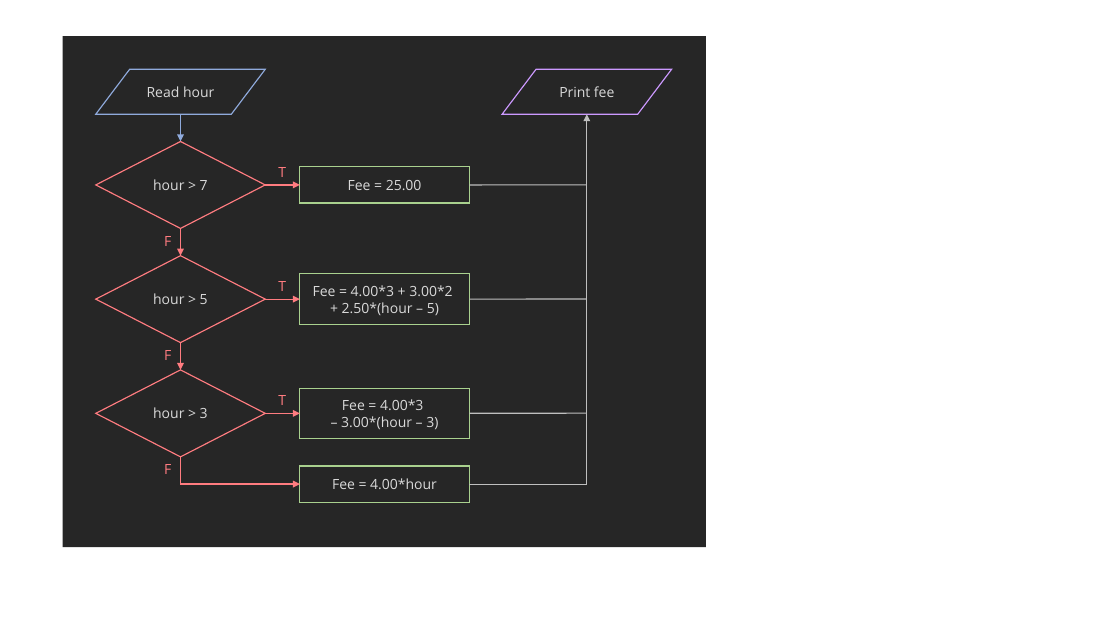
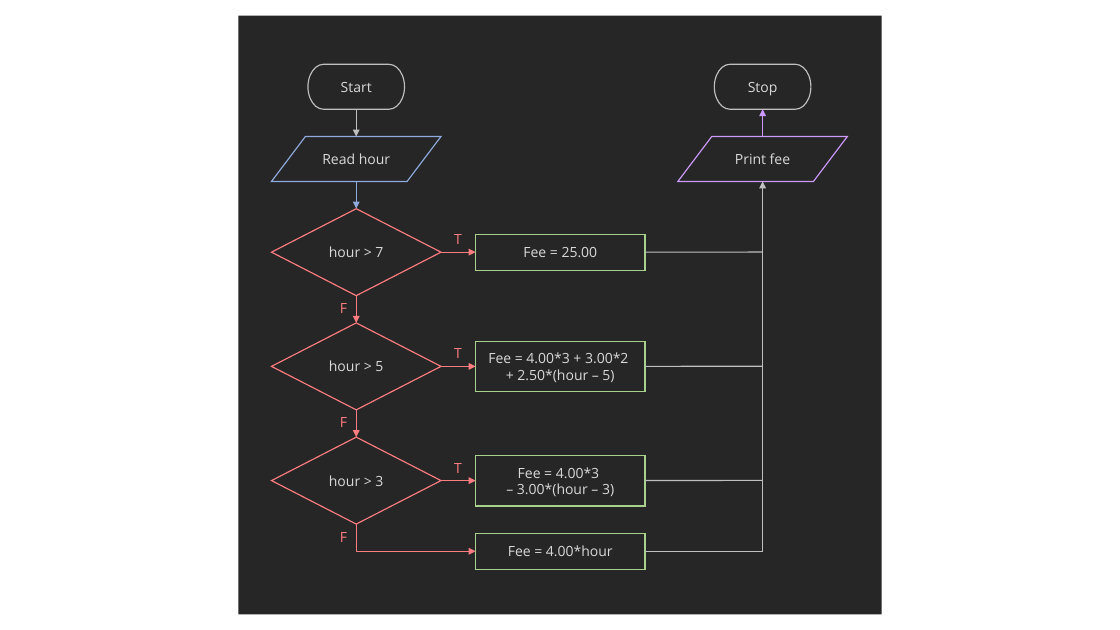
Before and after one commit to LimJY03/JavaMatriculation, a slide deck: slide 1 of Past Year Theory Questions/Resources/resources.pptx. Drawn at 1120x630 pixels with LibreOffice and Linux fonts; fonts in the diff are those of the drawing. Boxes give left, top, right and bottom in pixels: in the first picture for what was removed or moved away, otherwise in the second. Text is boxed around its words. In the diff, an @@ line names an element or a change of style, - is before the commit and + after.

```diff
--- a/Past Year Theory Questions/Resources/resources.pptx
+++ b/Past Year Theory Questions/Resources/resources.pptx
@@ rectangle: place and size @@
-rectangle at bbox=[63, 36, 707, 547]
+rectangle at bbox=[239, 15, 882, 614]
@@ group added at bbox=[308, 65, 811, 136]: 2 pill shapes, 2 arrows @@
+Start
+Stop
@@ 6 texts, 5 arrows, 2 flow chart input outputs, 2 diamonds, 2 rectangles, 2 elbow arrows, 2 lines: place and size @@
-6 texts, 5 arrows, 2 flow chart input outputs, 2 diamonds, 2 rectangles, 2 elbow arrows, 2 lines at bbox=[96, 69, 672, 484]
+6 texts, 5 arrows, 2 flow chart input outputs, 2 diamonds, 2 rectangles, 2 elbow arrows, 2 lines at bbox=[271, 136, 848, 551]
@@ 2 rectangles, 1 diamond, 1 arrow, 1 line: place and size @@
-2 rectangles, 1 diamond, 1 arrow, 1 line at bbox=[96, 255, 587, 502]
+2 rectangles, 1 diamond, 1 arrow, 1 line at bbox=[271, 323, 763, 570]
```
Also in this commit, not shown: 1 slide added, 1 other file.
